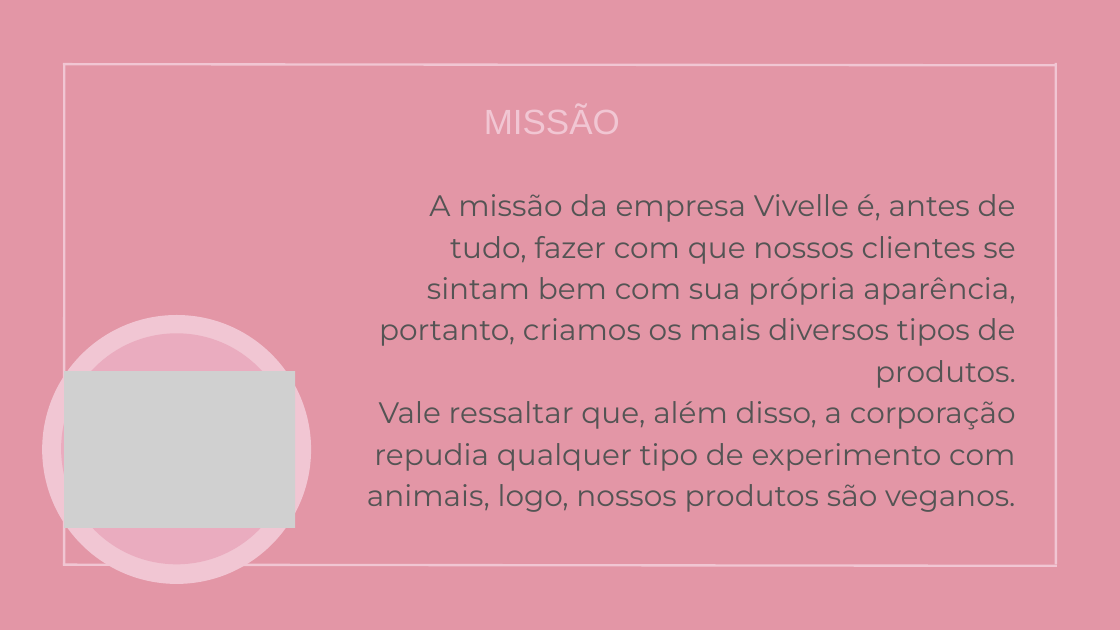
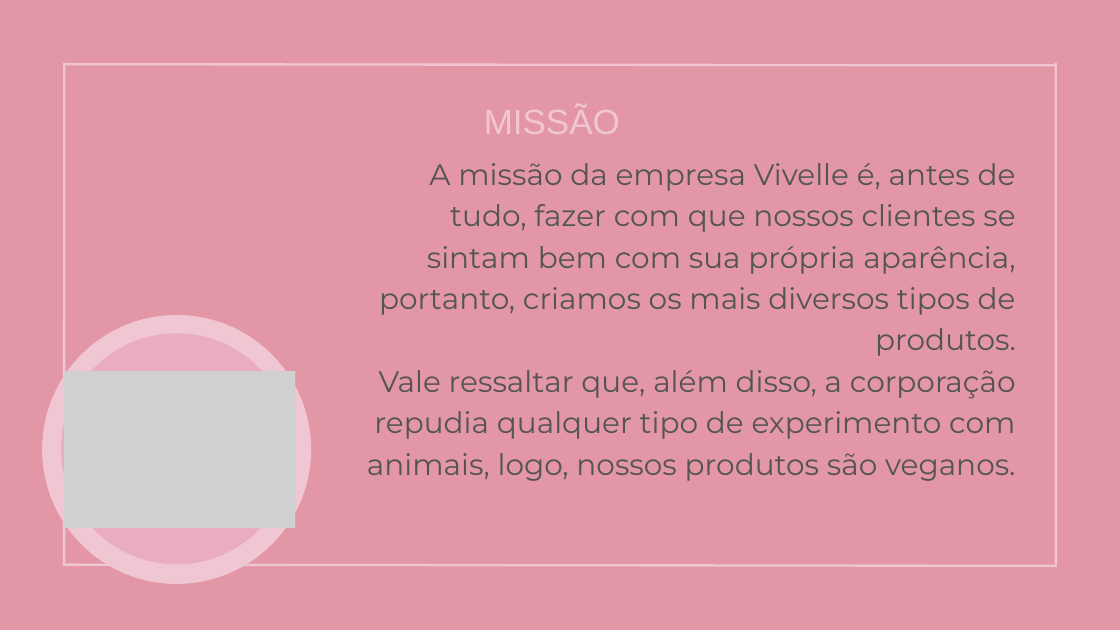
Before and after one commit to erickomaga/tci-2026, a slide deck: slide 6 of Vivelle Cosmeticos.pptx. Drawn at 1120x630 pixels with LibreOffice and Linux fonts; fonts in the diff are those of the drawing; grey boxes stand for pictures. Boxes give left, top, right and bottom in pixels: in the first picture for what was removed or moved away, otherwise in the second. Text is boxed around its words. In the diff, an @@ line names an element or a change of style, - is before the commit and + after.

```diff
--- a/Vivelle Cosmeticos.pptx
+++ b/Vivelle Cosmeticos.pptx
@@ text "A missão da empresa Vivelle ..." moved from (x1=367, y1=194, x2=1016, y2=512) to (x1=367, y1=163, x2=1016, y2=481) @@
```
Also in this commit, not shown: 1 other slide changed.
